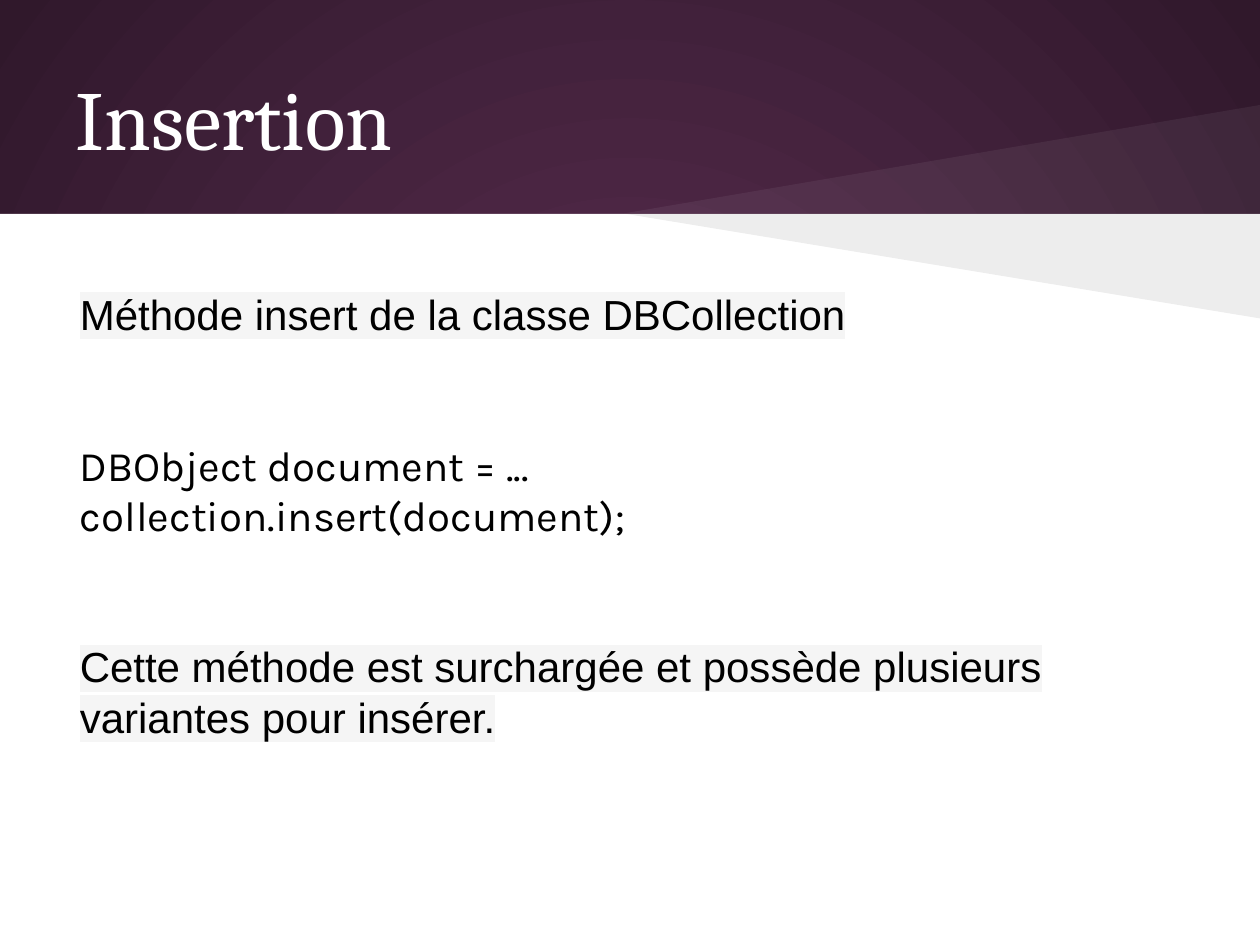
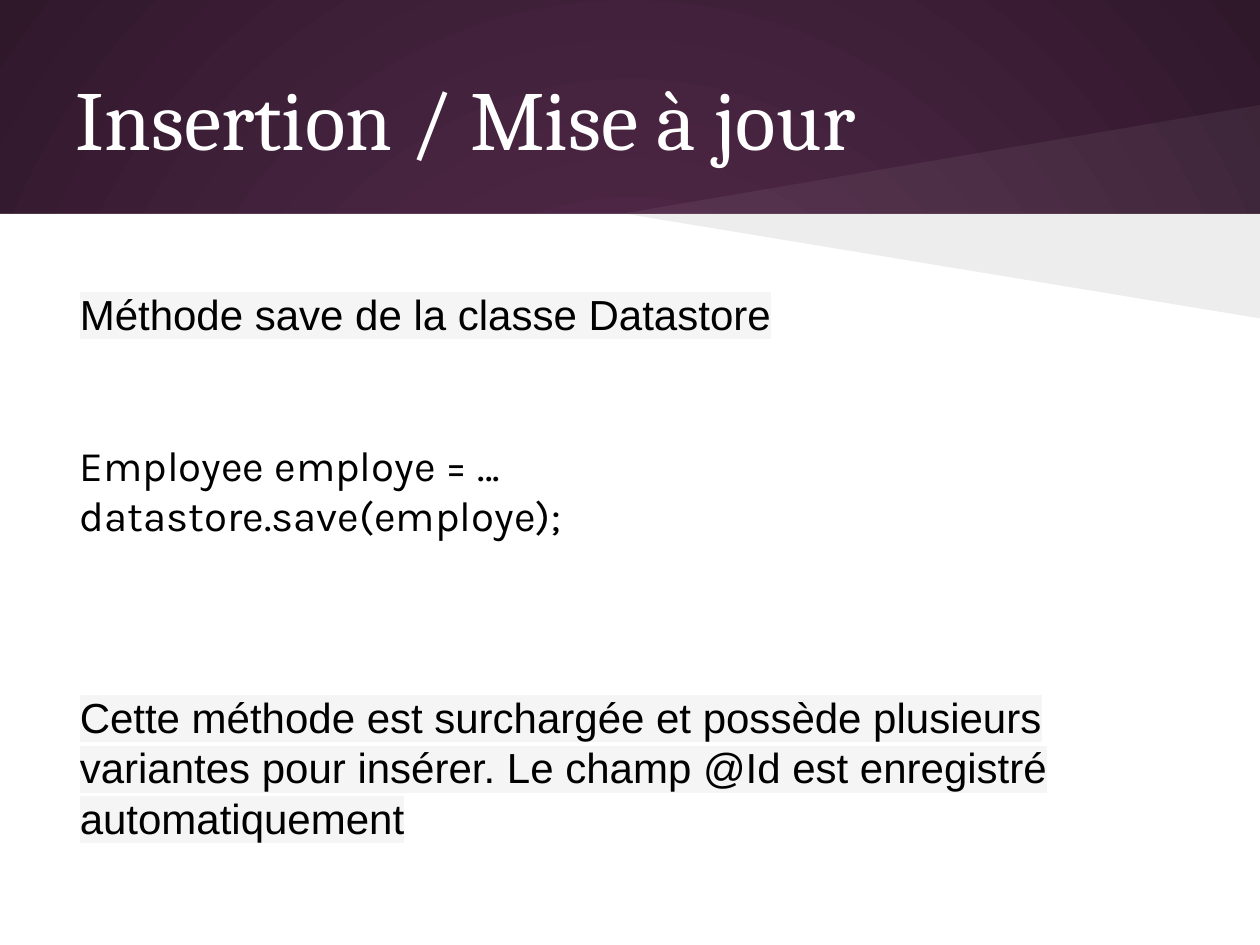
Before and after one commit to olivier-pitton/dant, a slide deck: slide 19 of mongodb/Cours_NoSQL.pptx (slide 18 before the commit). Drawn at 1260x945 pixels with LibreOffice and Linux fonts; fonts in the diff are those of the drawing. Boxes give left, top, right and bottom in pixels: in the first picture for what was removed or moved away, otherwise in the second. Text is boxed around its words. In the diff, an @@ line names an element or a change of style, - is before the commit and + after.

```diff
--- a/mongodb/Cours_NoSQL.pptx
+++ b/mongodb/Cours_NoSQL.pptx
@@ title at bbox=[76, 91, 856, 168]: text changed @@
-Insertion
+Insertion / Mise à jour
@@ text at bbox=[80, 299, 1047, 842]: text changed @@
-Méthode insert de la classe DBCollection
-DBObject document = ...
-collection.insert(document);
-Cette méthode est surchargée et possède plusieurs variantes pour insérer.
+Méthode save de la classe Datastore
+Employee employe = ...
+datastore.save(employe);
+Cette méthode est surchargée et possède plusieurs variantes pour insérer. Le champ @Id est enregistré automatiquement
```
Also in this commit, not shown: 10 other slides changed, 5 slides added, 12 slides removed, 5 other files.
